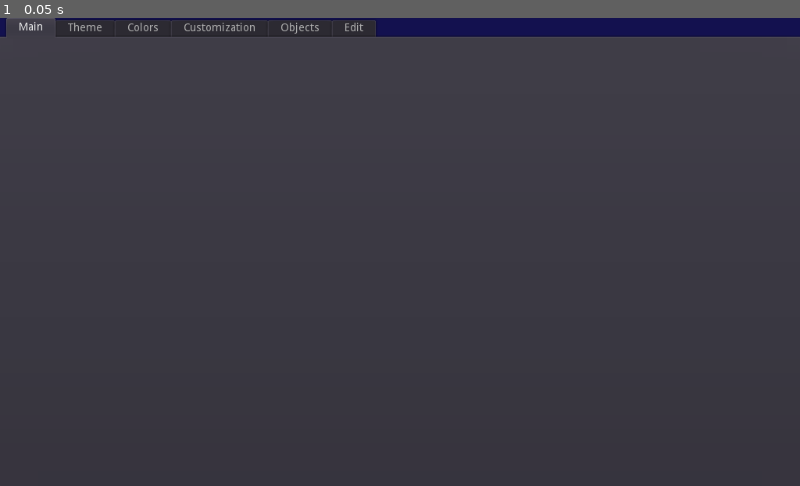
Above: before the commit, frame 1.
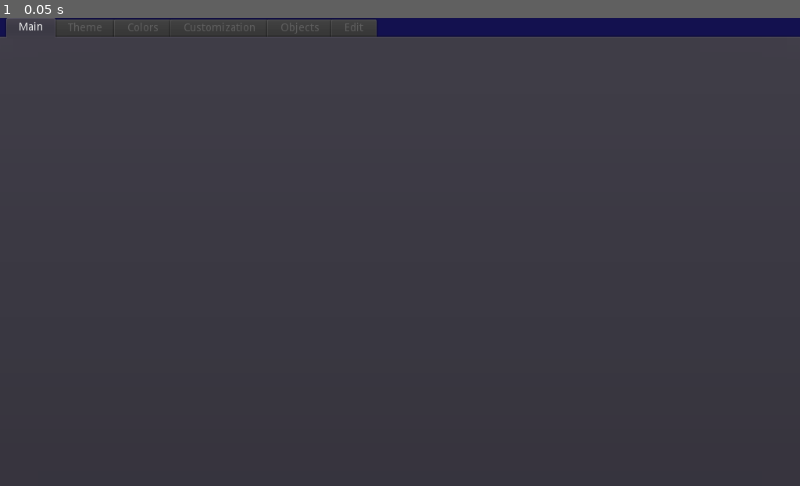
Above: after the commit, the same moment.

Repository: KoBeWi/Hedgewars-Theme-Editor-3
Game: Godot game, scene res://ThemeEditor.tscn
The game is run twice, just before and just after one commit, with the same random seed, the same clock (stepped at 60 frames per second) and the same inputs. The engine's default icon, where the game draws it, is replaced by a stand-in: a white triangle on a blue panel in a dark square.
Inputs:
- Up to frame 1 (0.05 s): no input

The runs differ from the first frame. In frame 1, 0.3% of the frame differs, in the area x 7-48%, y 0-4%.

Commit message:
Added basic theme loading

Diff:
--- a/Scripts/TabMain.gd
+++ b/Scripts/TabMain.gd
@@ -1,21 +1,9 @@
 extends VBoxContainer
 
-var themes_path = OS.get_system_dir(OS.SYSTEM_DIR_DOCUMENTS) + "/Hedgewars/Data/Themes"
-
 func _ready():
-	var dir = Directory.new()
-	dir.open(themes_path)
-	dir.list_dir_begin(true)
-
-	var theme_dir = dir.get_next()
-	while theme_dir != "":
-		if !dir.dir_exists(themes_path + "/" + theme_dir):
-			theme_dir = dir.get_next()
-			continue
-
+	for theme_dir in Util.list_directory(Util.themes_path, false):
 		var button = preload("res://Nodes/ThemeButton.tscn").instance()
 		button.get_node("Name").text = theme_dir
-		button.get_node("Icon").texture = Util.load_texture(themes_path + "/" + theme_dir + "/" + "icon@2x.png")
+		button.get_node("Icon").texture = Util.load_texture(str(Util.themes_path, "/", theme_dir, "/", "icon@2x.png"))
+		button.connect("pressed", HWTheme, "load_theme", [theme_dir])
 		$ThemesList.add_child(button)
-
-		theme_dir = dir.get_next()
--- /dev/null
+++ b/Scripts/TabTheme.gd
@@ -0,0 +1,12 @@
+extends VBoxContainer
+
+func _ready():
+	HWTheme.connect("theme_loaded", self, "on_theme_loaded")
+
+	for music in Util.list_directory(str(Util.hedgewars_path, "/Data/Music")):
+		$Music/List.add_item(music.get_basename())
+
+func on_theme_loaded():
+	$Header/Icon.texture = Util.load_texture(Util.theme_path() + "icon.png")
+	$Header/Icon2x.texture = Util.load_texture(Util.theme_path() + "icon@2x.png")
+	$Header/Name.text = HWTheme.theme_name
--- /dev/null
+++ b/Scripts/Theme.gd
@@ -0,0 +1,9 @@
+extends Node
+
+var theme_name
+
+signal theme_loaded
+
+func load_theme(_theme_name):
+	theme_name = _theme_name
+	emit_signal("theme_loaded")
--- /dev/null
+++ b/Scripts/ThemeEditor.gd
@@ -0,0 +1,11 @@
+extends TabContainer
+
+func _ready():
+	for i in range(1, get_child_count()):
+		set_tab_disabled(i, true)
+
+	HWTheme.connect("theme_loaded", self, "on_theme_loaded")
+
+func on_theme_loaded():
+	for i in range(1, get_child_count()-1):
+		set_tab_disabled(i, false)
--- a/Scripts/Utility.gd
+++ b/Scripts/Utility.gd
@@ -1,4 +1,7 @@
 extends Node
+
+var themes_path = OS.get_system_dir(OS.SYSTEM_DIR_DOCUMENTS) + "/Hedgewars/Data/Themes"
+var hedgewars_path = "C:/Program Files (x86)/Hedgewars 0.9.24.1"
 
 func load_texture(file):
 	var image = Image.new()
@@ -7,3 +10,24 @@
 	var texture = ImageTexture.new()
 	texture.create_from_image(image)
 	return texture
+
+func theme_path():
+	return str(themes_path, "/", HWTheme.theme_name, "/")
+
+func list_directory(path, for_files = true):
+	var list = []
+
+	var dir = Directory.new()
+	dir.open(path)
+	dir.list_dir_begin(true)
+
+	var entry = dir.get_next()
+	while entry != "":
+		if for_files == dir.dir_exists(str(Util.themes_path, "/", entry)):
+			entry = dir.get_next()
+			continue
+
+		list.append(entry)
+		entry = dir.get_next()
+
+	return list
--- /dev/null
+++ b/Tabs/Theme.tscn
@@ -0,0 +1,179 @@
+[gd_scene load_steps=3 format=2]
+
+[ext_resource path="res://Scripts/TabTheme.gd" type="Script" id=1]
+[ext_resource path="res://icon.png" type="Texture" id=2]
+
+[node name="Theme" type="VBoxContainer"]
+anchor_left = 0.0
+anchor_top = 0.0
+anchor_right = 1.0
+anchor_bottom = 1.0
+margin_left = 4.0
+margin_top = 32.0
+margin_right = -4.0
+margin_bottom = -4.0
+rect_pivot_offset = Vector2( 0, 0 )
+rect_clip_content = false
+mouse_filter = 1
+mouse_default_cursor_shape = 0
+size_flags_horizontal = 1
+size_flags_vertical = 1
+alignment = 0
+script = ExtResource( 1 )
+
+[node name="Header" type="HBoxContainer" parent="."]
+anchor_left = 0.0
+anchor_top = 0.0
+anchor_right = 0.0
+anchor_bottom = 0.0
+margin_right = 1016.0
+margin_bottom = 128.0
+rect_min_size = Vector2( 0, 128 )
+rect_pivot_offset = Vector2( 0, 0 )
+rect_clip_content = false
+mouse_filter = 1
+mouse_default_cursor_shape = 0
+size_flags_horizontal = 1
+size_flags_vertical = 1
+alignment = 1
+_sections_unfolded = [ "Rect" ]
+
+[node name="Icon2x" type="TextureRect" parent="Header"]
+anchor_left = 0.0
+anchor_top = 0.0
+anchor_right = 0.0
+anchor_bottom = 0.0
+margin_left = 397.0
+margin_right = 462.0
+margin_bottom = 128.0
+rect_min_size = Vector2( 65, 96 )
+rect_pivot_offset = Vector2( 0, 0 )
+rect_clip_content = false
+mouse_filter = 1
+mouse_default_cursor_shape = 0
+size_flags_horizontal = 1
+size_flags_vertical = 1
+texture = ExtResource( 2 )
+expand = true
+stretch_mode = 4
+_sections_unfolded = [ "Rect" ]
+
+[node name="Icon" type="TextureRect" parent="Header"]
+anchor_left = 0.0
+anchor_top = 0.0
+anchor_right = 0.0
+anchor_bottom = 0.0
+margin_left = 466.0
+margin_right = 531.0
+margin_bottom = 128.0
+rect_min_size = Vector2( 65, 96 )
+rect_pivot_offset = Vector2( 0, 0 )
+rect_clip_content = false
+mouse_filter = 1
+mouse_default_cursor_shape = 0
+size_flags_horizontal = 1
+size_flags_vertical = 1
+texture = ExtResource( 2 )
+expand = true
+stretch_mode = 4
+_sections_unfolded = [ "Rect" ]
+
+[node name="Name" type="Label" parent="Header"]
+anchor_left = 0.0
+anchor_top = 0.0
+anchor_right = 0.0
+anchor_bottom = 0.0
+margin_left = 535.0
+margin_top = 16.0
+margin_right = 619.0
+margin_bottom = 112.0
+rect_min_size = Vector2( 0, 96 )
+rect_pivot_offset = Vector2( 0, 0 )
+rect_clip_content = false
+mouse_filter = 2
+mouse_default_cursor_shape = 0
+size_flags_horizontal = 1
+size_flags_vertical = 4
+text = "Theme name"
+valign = 1
+percent_visible = 1.0
+lines_skipped = 0
+max_lines_visible = -1
+_sections_unfolded = [ "Rect" ]
+
+[node name="Separator" type="HSeparator" parent="."]
+anchor_left = 0.0
+anchor_top = 0.0
+anchor_right = 0.0
+anchor_bottom = 0.0
+margin_top = 132.0
+margin_right = 1016.0
+margin_bottom = 136.0
+rect_pivot_offset = Vector2( 0, 0 )
+rect_clip_content = false
+mouse_filter = 0
+mouse_default_cursor_shape = 0
+size_flags_horizontal = 1
+size_flags_vertical = 1
+
+[node name="Music" type="HBoxContainer" parent="."]
+anchor_left = 0.0
+anchor_top = 0.0
+anchor_right = 0.0
+anchor_bottom = 0.0
+margin_top = 140.0
+margin_right = 1016.0
+margin_bottom = 160.0
+rect_pivot_offset = Vector2( 0, 0 )
+rect_clip_content = false
+mouse_filter = 1
+mouse_default_cursor_shape = 0
+size_flags_horizontal = 1
+size_flags_vertical = 1
+alignment = 1
+
+[node name="Label" type="Label" parent="Music"]
+anchor_left = 0.0
+anchor_top = 0.0
+anchor_right = 0.0
+anchor_bottom = 0.0
+margin_left = 435.0
+margin_top = 3.0
+margin_right = 473.0
+margin_bottom = 17.0
+rect_pivot_offset = Vector2( 0, 0 )
+rect_clip_content = false
+mouse_filter = 2
+mouse_default_cursor_shape = 0
+size_flags_horizontal = 1
+size_flags_vertical = 4
+text = "Music"
+percent_visible = 1.0
+lines_skipped = 0
+max_lines_visible = -1
+
+[node name="List" type="OptionButton" parent="Music"]
+anchor_left = 0.0
+anchor_top = 0.0
+anchor_right = 0.0
+anchor_bottom = 0.0
+margin_left = 477.0
+margin_right = 580.0
+margin_bottom = 20.0
+rect_pivot_offset = Vector2( 0, 0 )
+rect_clip_content = false
+focus_mode = 2
+mouse_filter = 0
+mouse_default_cursor_shape = 0
+size_flags_horizontal = 1
+size_flags_vertical = 1
+toggle_mode = false
+action_mode = 0
+enabled_focus_mode = 2
+shortcut = null
+group = null
+text = "Music list"
+flat = false
+align = 0
+items = [  ]
+selected = -1
--- a/ThemeEditor.tscn
+++ b/ThemeEditor.tscn
@@ -1,6 +1,8 @@
-[gd_scene load_steps=2 format=2]
+[gd_scene load_steps=4 format=2]
 
-[ext_resource path="res://Tabs/Main.tscn" type="PackedScene" id=1]
+[ext_resource path="res://Scripts/ThemeEditor.gd" type="Script" id=1]
+[ext_resource path="res://Tabs/Main.tscn" type="PackedScene" id=2]
+[ext_resource path="res://Tabs/Theme.tscn" type="PackedScene" id=3]
 
 [node name="ThemeEditor" type="TabContainer"]
 anchor_left = 0.0
@@ -16,25 +18,12 @@
 tab_align = 0
 tabs_visible = true
 drag_to_rearrange_enabled = false
+script = ExtResource( 1 )
 
-[node name="Main" parent="." instance=ExtResource( 1 )]
+[node name="Main" parent="." instance=ExtResource( 2 )]
 
-[node name="Theme" type="Control" parent="."]
+[node name="Theme" parent="." instance=ExtResource( 3 )]
 visible = false
-anchor_left = 0.0
-anchor_top = 0.0
-anchor_right = 1.0
-anchor_bottom = 1.0
-margin_left = 4.0
-margin_top = 32.0
-margin_right = -4.0
-margin_bottom = -4.0
-rect_pivot_offset = Vector2( 0, 0 )
-rect_clip_content = false
-mouse_filter = 0
-mouse_default_cursor_shape = 0
-size_flags_horizontal = 1
-size_flags_vertical = 1
 
 [node name="Colors" type="Control" parent="."]
 visible = false
--- a/project.godot
+++ b/project.godot
@@ -22,6 +22,7 @@
 [autoload]
 
 Util="*res://Scripts/Utility.gd"
+HWTheme="*res://Scripts/Theme.gd"
 
 [display]
 
